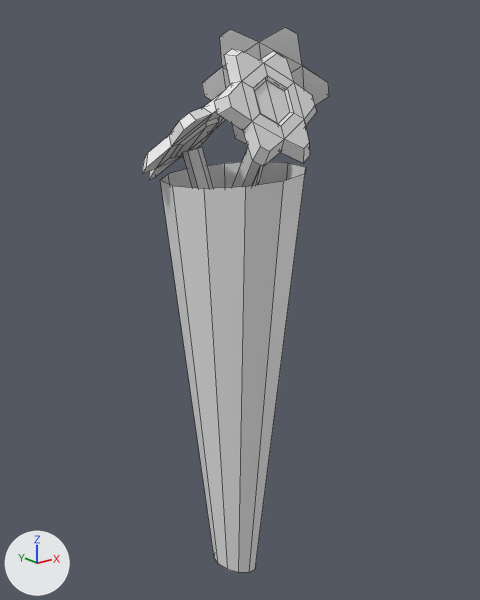
Renders of the FBX model Assets/Models/Flowers/fbx/Flowers.fbx from each side of a commit.
Both versions are drawn from a 50 mm lens placed at (-1.8, -2.29, 1.34), pointed at (0.05, 0.02, 0.41). The axes (+X, +Y, +Z) are drawn at lower left. The lights are the same throughout. Mesh edges are drawn as thin lines. Vertices at the same position are counted once.

In view in the first picture: 'Flowers'.
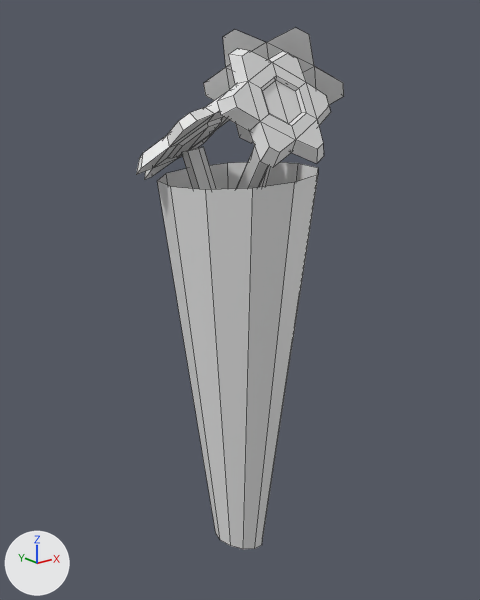
Location of each change, [x1, y1, x2, y2] in pixels of the pictures (480 x 600 px; the box of a moved part takes in the faces that stretch with it):
'Flowers', reshaped, rescaled (11% wider)
    before: [142, 27, 329, 573]
    after: [136, 28, 344, 549]
part 1 of me_circle_003, moved or reshaped
    before: [160, 162, 306, 573]
    after: [157, 162, 318, 549]

Patch to the scene script:
```diff
--- a/Assets/Models/Flowers/fbx/Flowers.fbx.py
+++ b/Assets/Models/Flowers/fbx/Flowers.fbx.py
@@ me_circle_003 @@
 me_circle_003.from_pydata(...)  # 276 vertices, 231 faces; spans x -25.0..55.0, y -223.0..40.0, z -22.0..48.0
 # used by ob_flowers; location = (-0.147, 0.127, 1.191); rotation_euler = (1.571, 0.0, 0.0), in degrees (90, 0, 0); scale = (0.01, 0.01, 0.01)
+# me_circle_003 part 1: all 12 vertices in x 4.0..26.0, y -223.0..-216.0, z 1.0..24.0 are moved by (0.0, 15.0, 0.0)
@@ ob_flowers @@
 ob_flowers.rotation_euler = (1.571, 0.0, 0.0)  # degrees (90, 0, 0)
-ob_flowers.scale = (0.01, 0.01, 0.01)
+ob_flowers.scale = (0.0111, 0.01, 0.0111)
```
